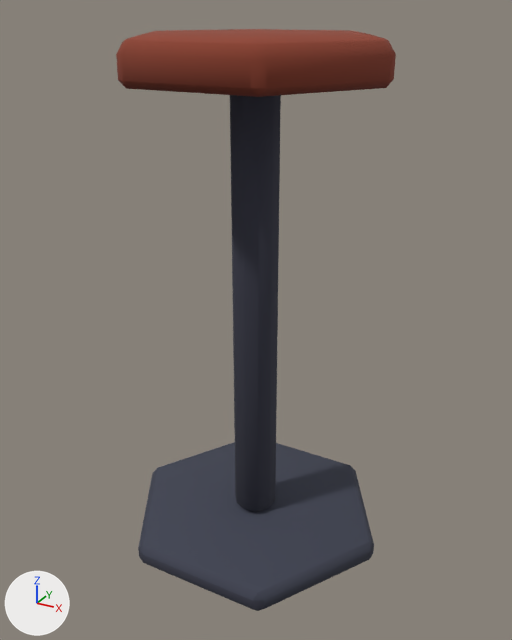
Renders of the glTF model kits/workfiles/sq-lab/lab-stool.glb from each side of a commit.
One viewpoint serves both versions: a camera (50 mm lens) standing at (0.199, -0.36, 0.337) and looking at (0.002, -0.002, 0.157). Every picture has the same lights, and +X, +Y and +Z are marked at lower left. The picture after the commit comes second. Where no turn or scale is listed for an object, it has been applied to the vertices. Vertices at exactly the same position are counted once.

Objects in the first picture: 'lab-stool'.
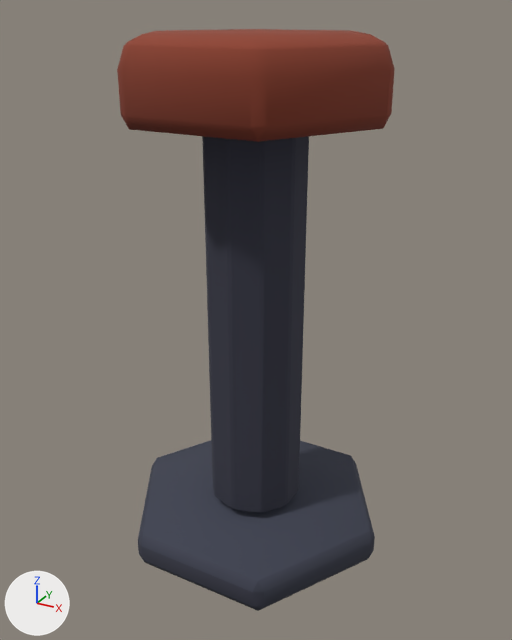
What differs and where, as boxes [x1, y1, x2, y2] in the pictures (512 x 640 px; the box of a moved part takes in the faces that stretch with it):
'lab-stool', reshaped: before [116, 29, 396, 611]; after [117, 29, 395, 611]
part 1 of me_lab_stool, moved or reshaped: before [138, 442, 374, 611]; after [138, 440, 375, 611]
part 2 of me_lab_stool, moved or reshaped: before [116, 29, 396, 97]; after [117, 29, 395, 142]
part 3 of me_lab_stool, moved or reshaped: before [230, 95, 281, 512]; after [202, 136, 309, 512]

The change, as a list of edits to the scene's bpy script:
```text
Change me_lab_stool:
    where me_lab_stool.from_pydata(...)  # 160 vertices, 292 faces; spans x -1.123..-0.947, y 0.354..0.509, z 0.0..0.325
    used by ob_lab_stool; location = (1.0353, -0.4315, 0.0)
    me_lab_stool part 1: the loose piece of 38 vertices spanning x -1.123..-0.947, y 0.354..0.509, z 0.0..0.015 is scaled about the mesh origin by (1, 1, 1.6)
    me_lab_stool part 2: the loose piece of 62 vertices spanning x -1.113..-0.957, y 0.362..0.501, z 0.3..0.325 is scaled about its middle by (1, 1, 1.8), then moved by (0.0, 0.0, -0.01)
    me_lab_stool part 3: 60 of 160 vertices moved; they spanned x -1.049..-1.022, y 0.417..0.446, z 0.015..0.3 and now span x -1.065..-1.006, y 0.401..0.462, z 0.024..0.28; mean shift (0.0, 0.0, -0.006); largest move (-1.049, 0.426, 0.296) -> (-1.064, 0.421, 0.273)
```
